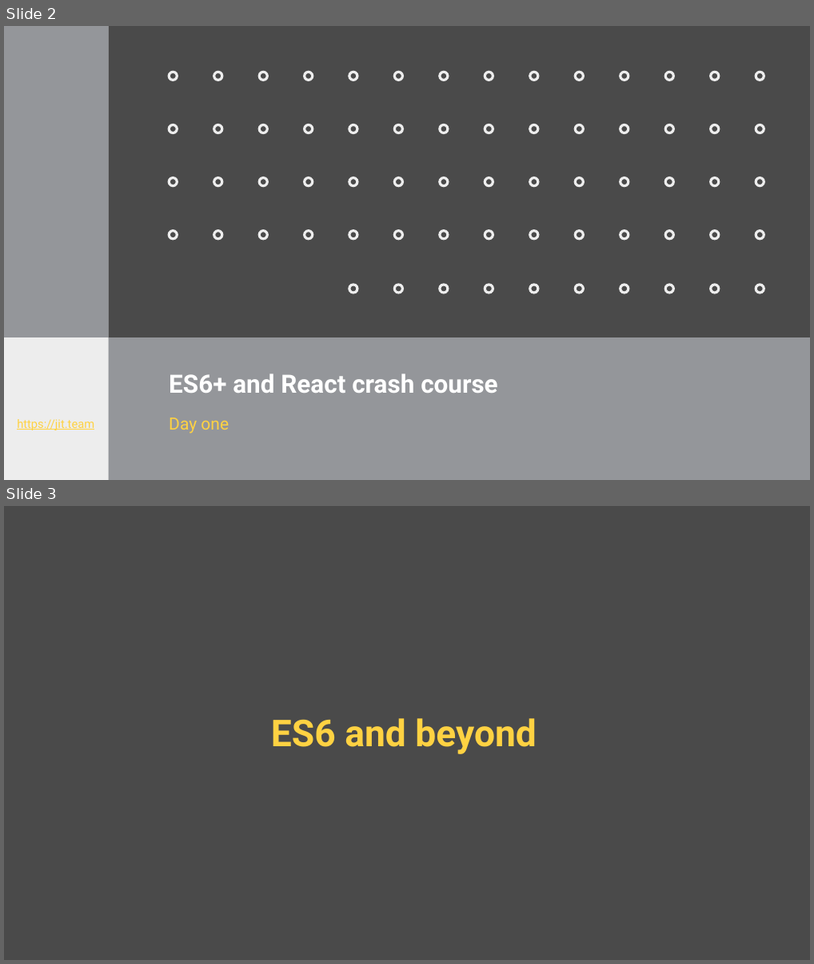
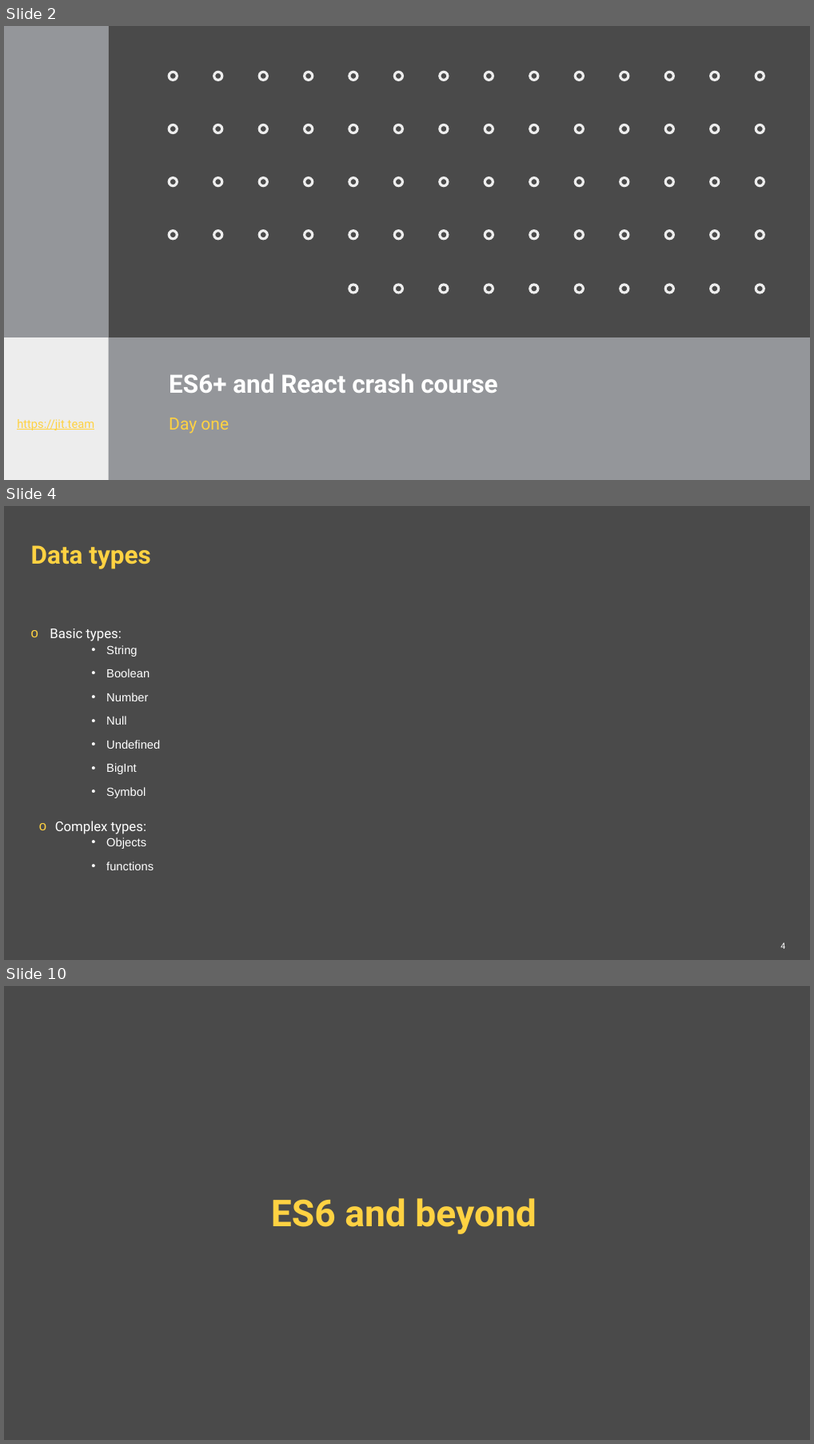
Before and after one commit to ppuzio/react-course-examples, a slide deck: React BEST course.pptx. Shown one above the other, each under a label of ours: slides 2 and 3 before the commit, slides 2, 4 and 10 after it; the slides between them are not shown. The pictures are 814x964 and 814x1444 pixels, drawn with LibreOffice and Linux fonts; fonts in the diff are those of the drawing; background and template pictures are left out. Boxes give left, top, right and bottom in pixels: in the first picture for what was removed or moved away, otherwise in the second. Text is boxed around its words. In the diff, an @@ line names an element or a change of style, - is before the commit and + after.

```diff
--- a/React BEST course.pptx
+++ b/React BEST course.pptx
@@ slide 4 added at <box>4,506,810,960</box>, background #4A4A4A @@
@@ title added at <box>31,545,150,569</box>, 30 pt, text #FFD242, bold @@
+Data types
@@ text added at <box>50,628,160,870</box>, 14 pt, text #FFFFFF @@
+o Basic types:
+    • String
+    • Boolean
+    • Number
+    • Null
+    • Undefined
+    • BigInt
+    • Symbol
+  o Complex types:
+    • Objects
+    • functions
@@ page number added at <box>781,942,786,948</box>, 10 pt, text #FFFFFF @@
+4
@@ what was slide 3 is now slide 10 @@
```
Also in this commit, not shown: 8 slides changed, 6 other slides added, 4 other files.
